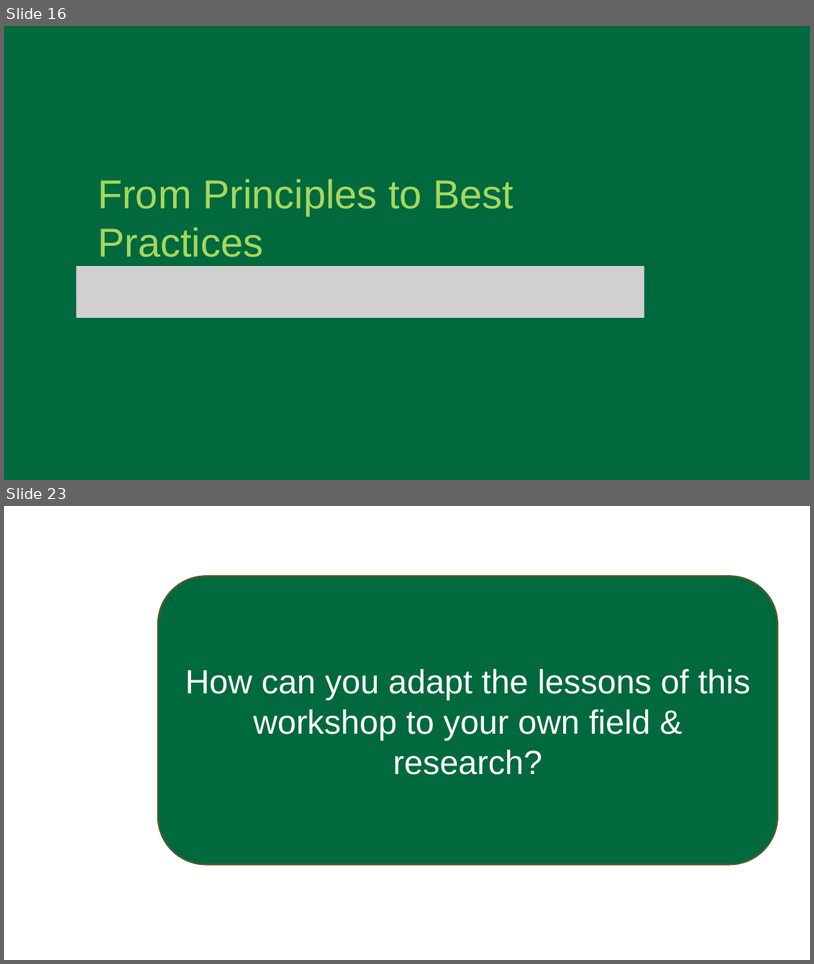
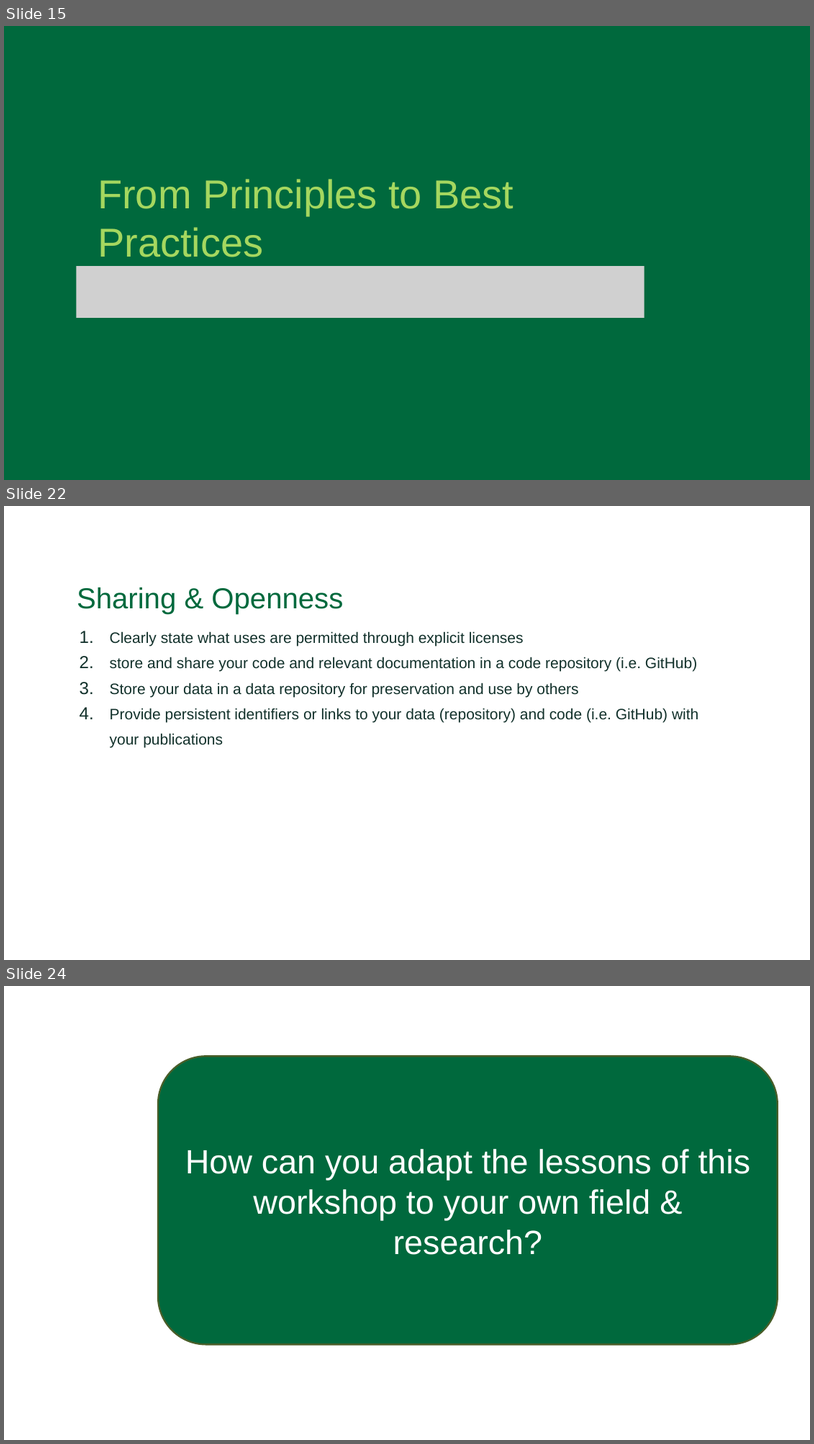
Before and after one commit to Dartmouth-Libraries/r_research-fundamentals_ws, a slide deck: slides/04a_Computation-Research_Best-Practices.pptx. Shown one above the other, each under a label of ours: slides 16 and 23 before the commit, slides 15, 22 and 24 after it; the slides between them are not shown. The pictures are 814x964 and 814x1444 pixels, drawn with LibreOffice and Linux fonts; fonts in the diff are those of the drawing; grey boxes stand for pictures; background and template pictures are left out. Boxes give left, top, right and bottom in pixels: in the first picture for what was removed or moved away, otherwise in the second. Text is boxed around its words. In the diff, an @@ line names an element or a change of style, - is before the commit and + after.

```diff
--- a/slides/04a_Computation-Research_Best-Practices.pptx
+++ b/slides/04a_Computation-Research_Best-Practices.pptx
@@ slide 22 added at (4, 506, 810, 960), background #FFFFFF @@
@@ text added at (77, 587, 343, 614), 34.5 pt, text #00693D @@
+Sharing & Openness
@@ text added at (110, 631, 699, 748), 18 pt, text #12312B @@
+  1. Clearly state what uses are permitted through explicit licenses
+  2. store and share your code and relevant documentation in a code repository (i.e. GitHub)
+  3. Store your data in a data repository for preservation and use by others
+  4. Provide persistent identifiers or links to your data (repository) and code (i.e. GitHub) with your publications
@@ what was slide 16 is now slide 15 @@
@@ what was slide 23 is now slide 24 @@
```
Also in this commit, not shown: 4 slides changed, 6 other slides added, 3 slides removed.
